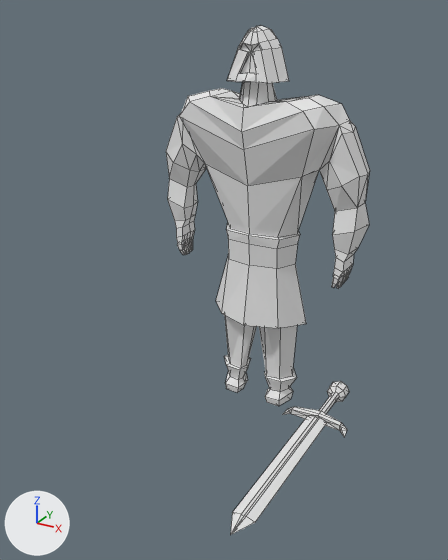
Renders of the Blender file models/fighter/fighter.blend from each side of a commit.
The view is the same before and after, from a 50 mm camera at (4.77, -1.74, 2.8) aimed at (0.45, 5.58, -0.9). The axes (+X, +Y, +Z) are drawn at lower left. The lights are the same throughout. Mesh edges are drawn as thin lines.

Script lines for the objects in view, before the commit:
```python
me_cube_001 = bpy.data.meshes.new('Cube.001')
me_cube_001.from_pydata(...)  # 518 vertices, 560 faces, 2 loose edges; spans x -1.2..29.7, y -32.0..4.0, z -18.0..30.0
me_cube_001.materials.append(mat_material)  # its picture is missing
ob_cube_001 = bpy.data.objects.new('Cube.001', me_cube_001)
ob_cube_001.location = (-1.61, 7.53, -1.59)
ob_cube_001.scale = (0.139, 0.139, 0.139)
```
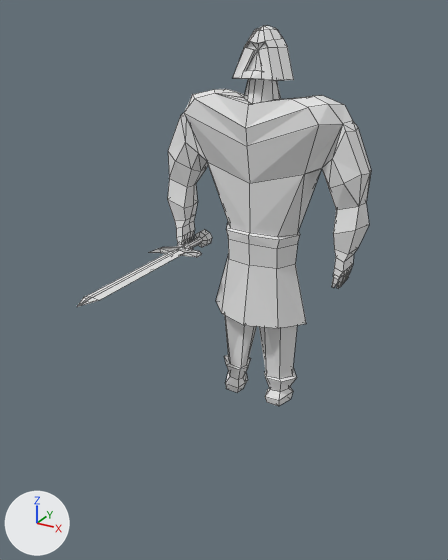
Boxes (x1, y1, x2, y2) around the edits, measured in the pictures (448 x 560 px; the box of a moved part takes in the faces that stretch with it):
'Cube.001', reshaped (44% wider, 25% shorter): before (166, 25, 370, 535); after (77, 26, 371, 406)
part 1 of me_cube_001, moved or reshaped: before (231, 381, 349, 535); after (77, 229, 212, 307)
part 2 of me_cube_001, moved or reshaped: before (166, 25, 370, 254); after (168, 26, 371, 254)

Patch to the scene script:
```diff
--- a/models/fighter/fighter.blend.py
+++ b/models/fighter/fighter.blend.py
@@ me_cube_001 @@
 # used by ob_cube_001; location = (-1.61, 7.53, -1.59); scale = (0.139, 0.139, 0.139)
-me_cube_001.from_pydata(...)  # 518 vertices, 560 faces, 2 loose edges; spans x -1.2..29.7, y -32.0..4.0, z -18.0..30.0
+me_cube_001.from_pydata(...)  # 518 vertices, 560 faces, 2 loose edges; spans x -1.7..25.4, y -23.3..4.0, z -18.0..29.9
+# me_cube_001 part 1: the loose piece of 68 vertices spanning x 22.3..29.7, y -32.0..-5.6, z -10.7..-8.5 is turned 175.1 degrees about the y axis through its middle, then moved by (-24.0, 8.7, 12.1)
+# me_cube_001 part 2: 163 of the vertices in x -1.1..25.2, y -5.6..3.0, z 6.3..30.0 are multiplied about their middle by the matrix ((1.0, -0.008, -0.003), (0.009, 0.997, 0.071), (0.002, -0.071, 0.997)), then moved by (0.0, 0.8, 0.0)
 me_cube_001.materials.append(mat_material)
```
